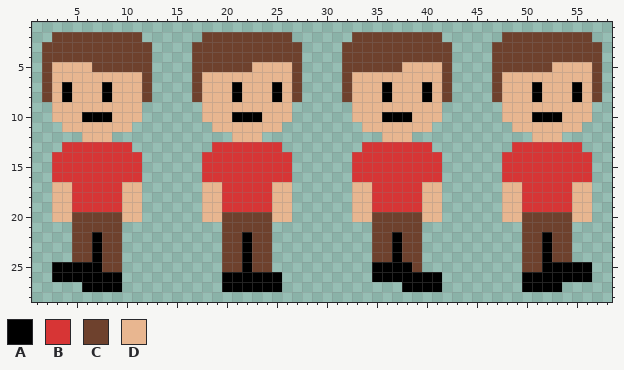
Edited in one commit: pixel-art sprite (images/player-sheet1.png). Above is the file before it was changed.
The file is 64x64 pixels. Shown: x 1..58, y 1..28.
Palette (. is transparent): A #000000  B #d73535  C #6e412d  D #e8b690
Pixels before, first column x 2:
 2 .CCCCCCCCC......CCCCCCCCC......CCCCCCCCC......CCCCCCCCC.
 3 CCCCCCCCCCC....CCCCCCCCCCC....CCCCCCCCCCC....CCCCCCCCCCC
 4 CCCCCCCCCCC....CCCCCCCCCCC....CCCCCCCCCCC....CCCCCCCCCCC
 5 CDDDDCCCCCC....CCCCCCDDDDC....CCCCCCDDDDC....CCCCCCDDDDC
 6 CDDDDDDDDDC....CDDDDDDDDDC....CDDDDDDDDDC....CDDDDDDDDDC
 7 CDADDDADDDC....CDDDADDDADC....CDDDADDDADC....CDDDADDDADC
 8 CDADDDADDDC....CDDDADDDADC....CDDDADDDADC....CDDDADDDADC
 9 .DDDDDDDDD......DDDDDDDDD......DDDDDDDDD......DDDDDDDDD.
10 .DDDAAADDD......DDDAAADDD......DDDAAADDD......DDDAAADDD.
11 ..DDDDDDD........DDDDDDD........DDDDDDD........DDDDDDD..
12 ....DDD............DDD............DDD............DDD....
13 ..BBBBBBB........BBBBBBB........BBBBBBB........BBBBBBB..
14 .BBBBBBBBB......BBBBBBBBB......BBBBBBBBB......BBBBBBBBB.
15 .BBBBBBBBB......BBBBBBBBB......BBBBBBBBB......BBBBBBBBB.
16 .BBBBBBBBB......BBBBBBBBB......BBBBBBBBB......BBBBBBBBB.
17 .DDBBBBBDD......DDBBBBBDD......DDBBBBBDD......DDBBBBBDD.
18 .DDBBBBBDD......DDBBBBBDD......DDBBBBBDD......DDBBBBBDD.
19 .DDBBBBBDD......DDBBBBBDD......DDBBBBBDD......DDBBBBBDD.
20 .DDCCCCCDD......DDCCCCCDD......DDCCCCCDD......DDCCCCCDD.
21 ...CCCCC..........CCCCC..........CCCCC..........CCCCC...
22 ...CCACC..........CCACC..........CCACC..........CCACC...
23 ...CCACC..........CCACC..........CCACC..........CCACC...
24 ...CCACC..........CCACC..........CCACC..........CCACC...
25 .AAAAACC..........CCACC..........AAAAC..........CCAAAAA.
26 .AAAAAAA..........AAAAAA.........AAAAAAA........AAAAAAA.
27 ....AAAA..........AAAAAA............AAAA........AAAA....
After the commit:
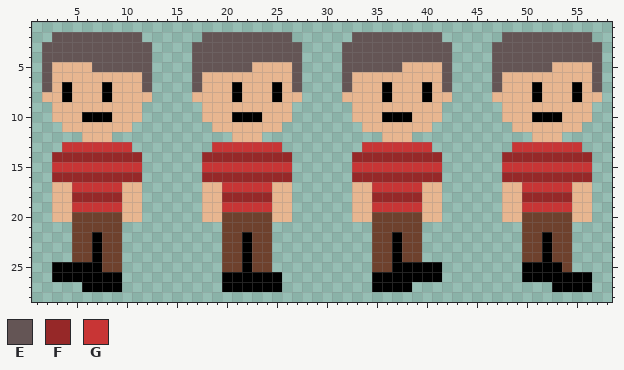
Colours new in this view: E #645555  F #962828  G #c83535
From old to new:
y 2: x 3..11 CCCCCCCCC -> EEEEEEEEE; x 18..26 CCCCCCCCC -> EEEEEEEEE; x 33..41 CCCCCCCCC -> EEEEEEEEE; x 48..56 CCCCCCCCC -> EEEEEEEEE
y 3..4: x 2..12 CCCCCCCCCCC -> EEEEEEEEEEE; x 17..27 CCCCCCCCCCC -> EEEEEEEEEEE; x 32..42 CCCCCCCCCCC -> EEEEEEEEEEE; x 47..57 CCCCCCCCCCC -> EEEEEEEEEEE
y 5: x 2 C -> E; x 7..12 CCCCCC -> EEEEEE; x 17..22 CCCCCC -> EEEEEE; x 27 C -> E; x 32..37 CCCCCC -> EEEEEE; x 42 C -> E; x 47..52 CCCCCC -> EEEEEE; x 57 C -> E
y 6..7: x 2 C -> E; x 12 C -> E; x 17 C -> E; x 27 C -> E; x 32 C -> E; x 42 C -> E; x 47 C -> E; x 57 C -> E
y 8: x 2 C -> D; x 12 C -> D; x 17 C -> D; x 27 C -> D; x 32 C -> D; x 42 C -> D; x 47 C -> D; x 57 C -> D
y 13: x 4..10 BBBBBBB -> GGGGGGG; x 19..25 BBBBBBB -> GGGGGGG; x 34..40 BBBBBBB -> GGGGGGG; x 49..55 BBBBBBB -> GGGGGGG
y 14: x 3..11 BBBBBBBBB -> FFFFFFFFF; x 18..26 BBBBBBBBB -> FFFFFFFFF; x 33..41 BBBBBBBBB -> FFFFFFFFF; x 48..56 BBBBBBBBB -> FFFFFFFFF
y 15: x 3..11 BBBBBBBBB -> GGGGGGGGG; x 18..26 BBBBBBBBB -> GGGGGGGGG; x 33..41 BBBBBBBBB -> GGGGGGGGG; x 48..56 BBBBBBBBB -> GGGGGGGGG
y 16: x 3..11 BBBBBBBBB -> FFFFFFFFF; x 18..26 BBBBBBBBB -> FFFFFFFFF; x 33..41 BBBBBBBBB -> FFFFFFFFF; x 48..56 BBBBBBBBB -> FFFFFFFFF
y 17: x 5..9 BBBBB -> GGGGG; x 20..24 BBBBB -> GGGGG; x 35..39 BBBBB -> GGGGG; x 50..54 BBBBB -> GGGGG
y 18: x 5..9 BBBBB -> FFFFF; x 20..24 BBBBB -> FFFFF; x 35..39 BBBBB -> FFFFF; x 50..54 BBBBB -> FFFFF
y 19: x 5..9 BBBBB -> GGGGG; x 20..24 BBBBB -> GGGGG; x 35..39 BBBBB -> GGGGG; x 50..54 BBBBB -> GGGGG
y 25: x 35..36 AA -> CC; x 39..41 C.. -> AAA; x 50..51 CC -> AA; x 54..56 AAA -> C..
y 27: x 35..37 ... -> AAA; x 39..41 AAA -> ...; x 50..52 AAA -> ...; x 54..56 ... -> AAA
